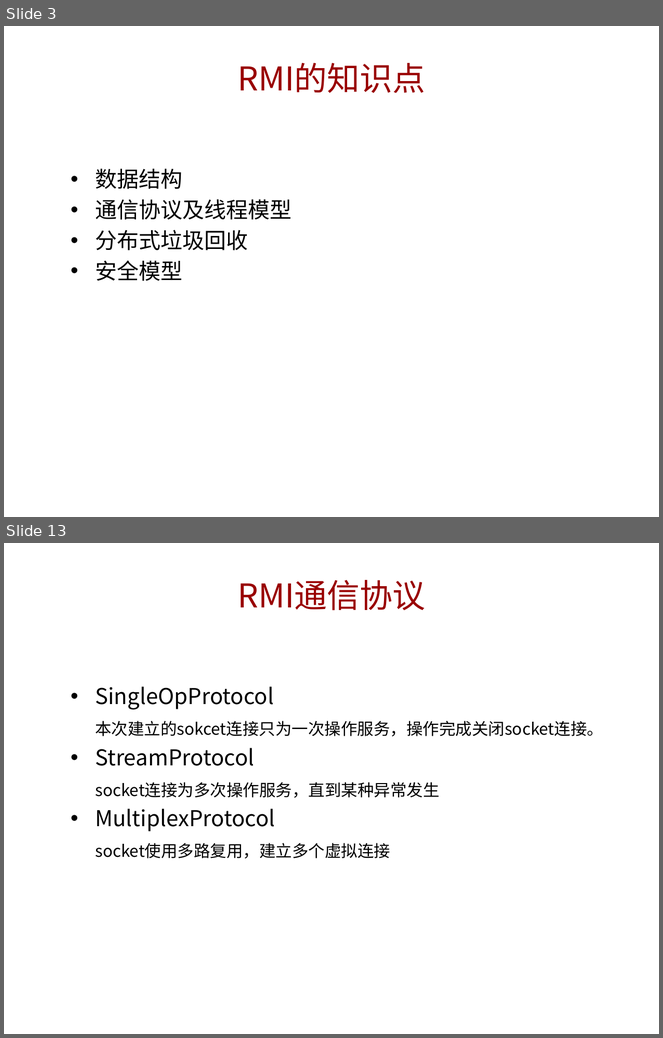
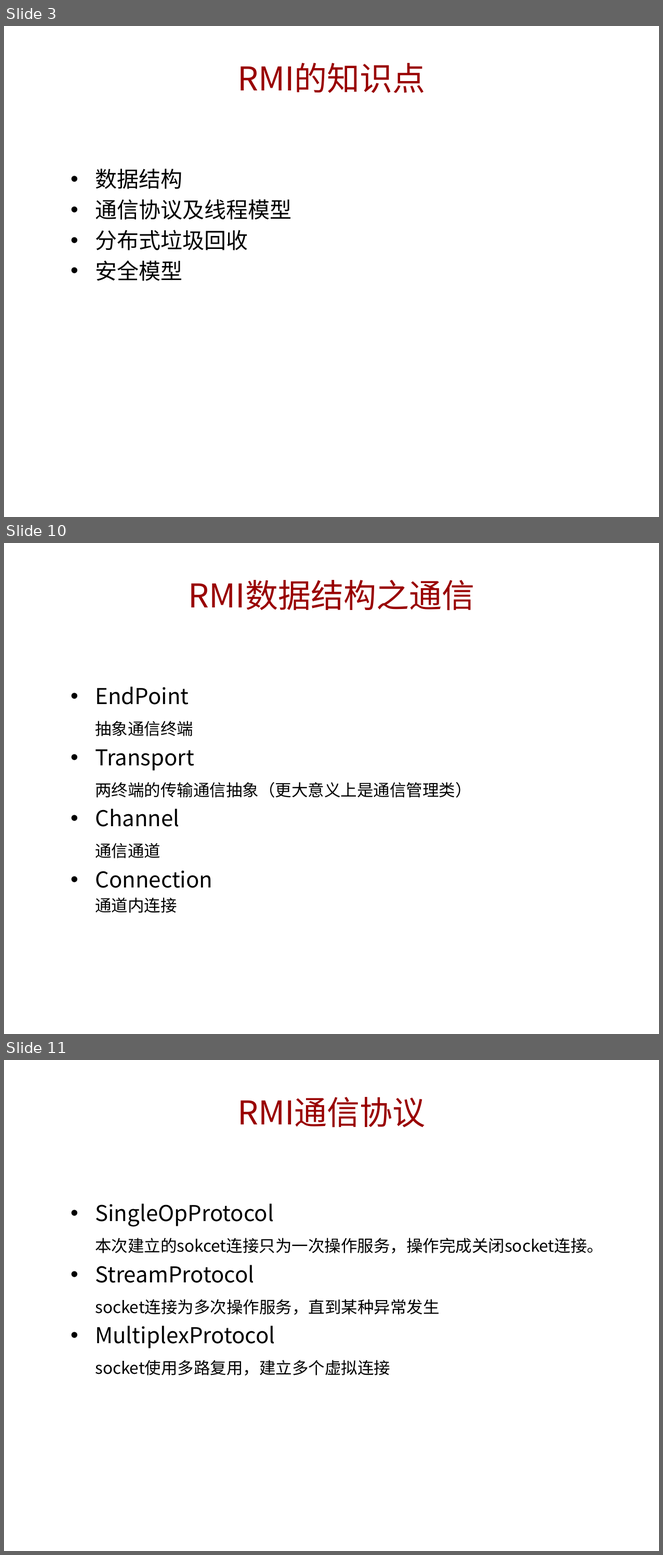
Before and after one commit to jianzijian/Hello-World, a slide deck: RMI学习分享.pptx. Shown one above the other, each under a label of ours: slides 3 and 13 before the commit, slides 3, 10 and 11 after it; the slides between them are not shown. The pictures are 663x1038 and 663x1555 pixels, drawn with LibreOffice and Linux fonts; fonts in the diff are those of the drawing; background and template pictures are left out. Boxes give left, top, right and bottom in pixels: in the first picture for what was removed or moved away, otherwise in the second. Text is boxed around its words. In the diff, an @@ line names an element or a change of style, - is before the commit and + after.

```diff
--- a/RMI学习分享.pptx
+++ b/RMI学习分享.pptx
@@ slide 10 added at bbox=[4, 543, 659, 1034], background picture (left out) @@
@@ title added at bbox=[189, 580, 475, 611], 36 pt, text #990000 @@
+RMI数据结构之通信
@@ text added at bbox=[95, 687, 472, 913], 18 pt, text #000000 @@
+• EndPoint
+抽象通信终端
+• Transport
+两终端的传输通信抽象（更大意义上是通信管理类）
+• Channel
+通信通道
+• Connection
+通道内连接
@@ what was slide 13 is now slide 11 @@
```
Also in this commit, not shown: 1 slide changed, 6 other slides added, 8 slides removed.
